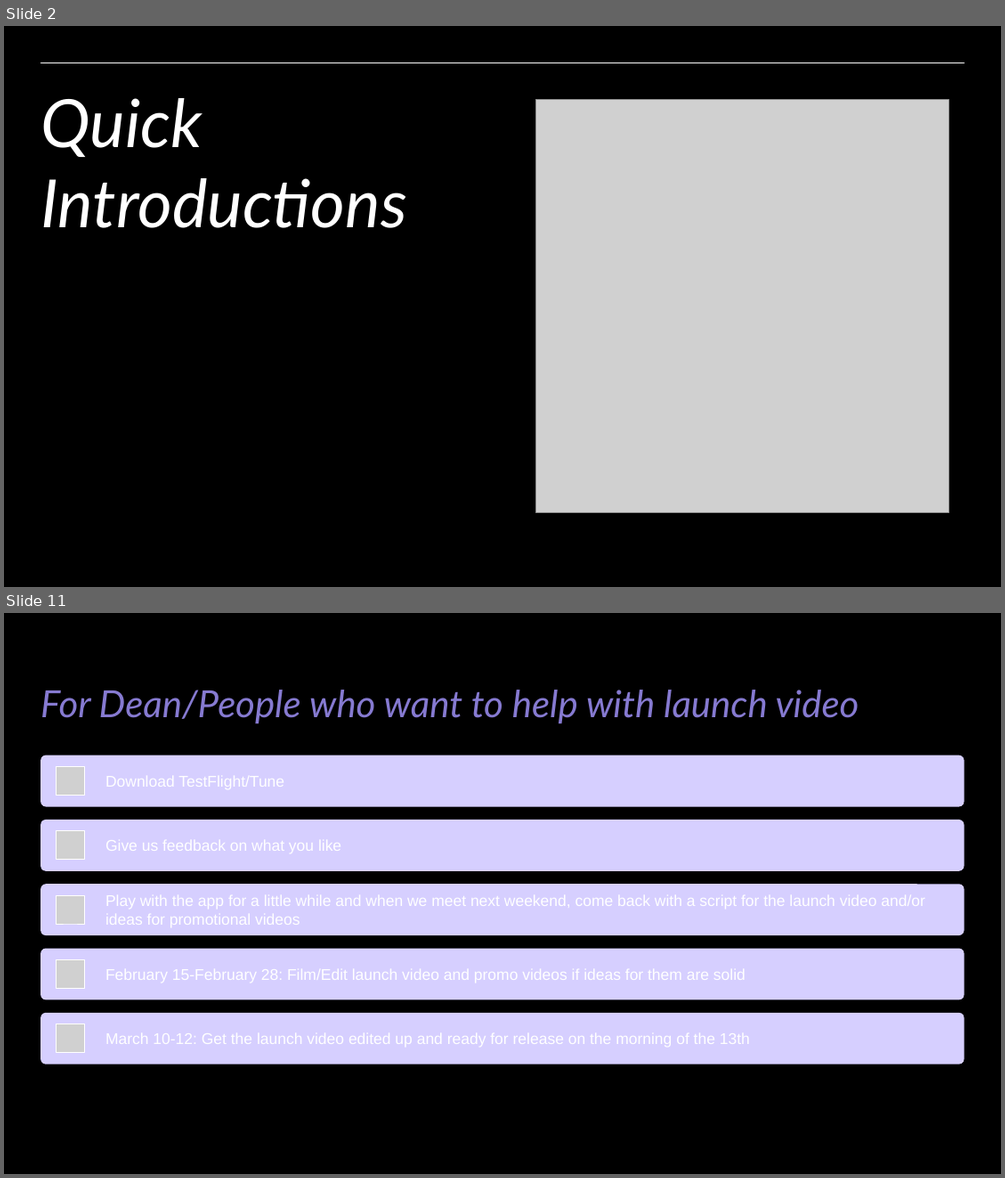
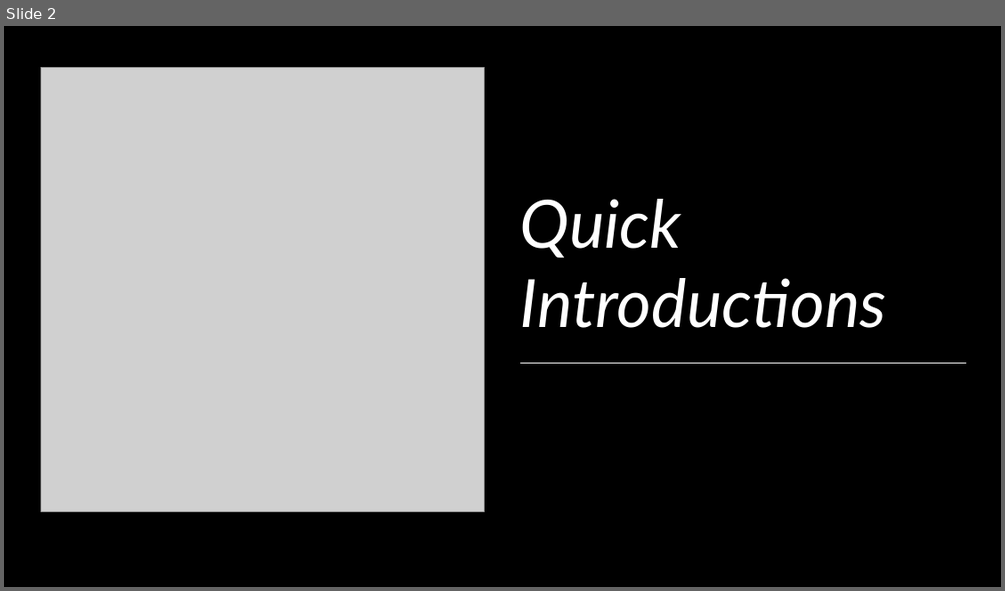
Before and after one commit to NickKasten/Kasmajonesattoni, a slide deck: Datathon_Presentation.pptx. Shown one above the other, each under a label of ours: slides 2 and 11 before the commit, slide 2 after it; the slides between them are not shown. The pictures are 1005x1178 and 1005x591 pixels, drawn with LibreOffice and Linux fonts; fonts in the diff are those of the drawing; grey boxes stand for pictures. Boxes give left, top, right and bottom in pixels: in the first picture for what was removed or moved away, otherwise in the second. Text is boxed around its words. In the diff, an @@ line names an element or a change of style, - is before the commit and + after.

```diff
--- a/Datathon_Presentation.pptx
+++ b/Datathon_Presentation.pptx
@@ slide 11 removed at [4,613,1001,1174], background #000000 @@
@@ title removed at [40,690,859,724] @@
-For Dean/People who want to help with launch video
@@ group removed at [40,755,964,1064]: 5 rounded rectangles, 5 pictures, 5 texts @@
-Download TestFlight/Tune
-Give us feedback on what you like
-Play with the app for a little while and when we meet next weekend, come back with a script for the launch video and/or ideas for promotional videos
-February 15-February 28: Film/Edit launch video and promo videos if ideas for them are solid
-March 10-12: Get the launch video edited up and ready for release on the morning of the 13th
@@ slide 2 changed as well @@
@@ picture: place and size @@
-picture at [535,99,948,512]
+picture at [40,68,484,511]
@@ line removed from (40, 62) to (964, 62) @@
@@ title "Quick Introductions": place and size @@
-title "Quick Introductions" at [40,98,407,228]
+title "Quick Introductions" at [520,199,887,328]
@@ line added from (521, 363) to (966, 363), #FFFFFF 0.5 pt @@
```
Also in this commit, not shown: 1 other slide changed, 8 slides added, 8 other slides removed.
